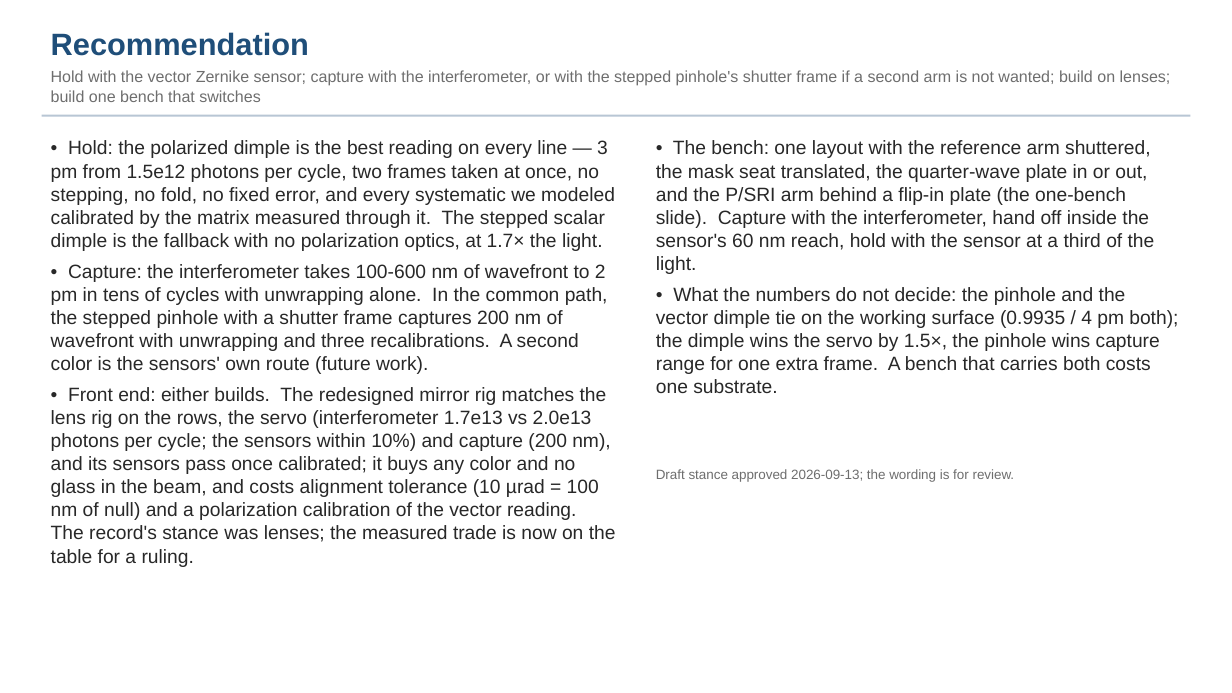
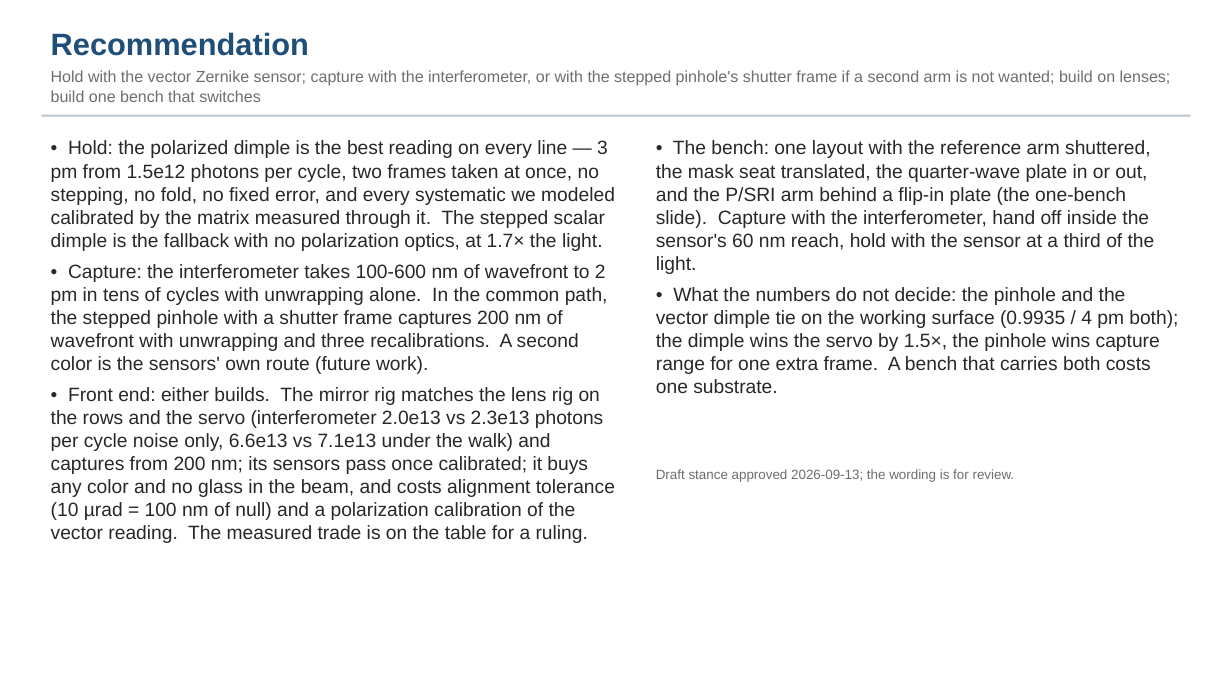
Before and after one commit to nasa-jpl/macos, a slide deck: slide 34 of demo_session/deck_gauges.pptx (slide 36 before the commit). Drawn at 1232x693 pixels with LibreOffice and Linux fonts; fonts in the diff are those of the drawing. Boxes give left, top, right and bottom in pixels: in the first picture for what was removed or moved away, otherwise in the second. Text is boxed around its words. In the diff, an @@ line names an element or a change of style, - is before the commit and + after.

```diff
--- a/demo_session/deck_gauges.pptx
+++ b/demo_session/deck_gauges.pptx
@@ text at <box>51,387,615,543</box>: text changed @@
-• Front end: either builds. The redesigned mirror rig matches the lens rig on the rows, the servo (interferometer 1.7e13 vs 2.0e13 photons per cycle; the sensors within 10%) and capture (200 nm), and its sensors pass once calibrated; it buys any color and no glass in the beam, and costs alignment tolerance (10 µrad = 100 nm of null) and a polarization calibration of the vector reading. The record's stance was lenses; the measured trade is now on the table for a ruling.
+• Front end: either builds. The mirror rig matches the lens rig on the rows and the servo (interferometer 2.0e13 vs 2.3e13 photons per cycle noise only, 6.6e13 vs 7.1e13 under the walk) and captures from 200 nm; its sensors pass once calibrated; it buys any color and no glass in the beam, and costs alignment tolerance (10 µrad = 100 nm of null) and a polarization calibration of the vector reading. The measured trade is on the table for a ruling.
```
Also in this commit, not shown: 33 other slides changed, 1 slide added, 5 slides removed, 2 other files.
